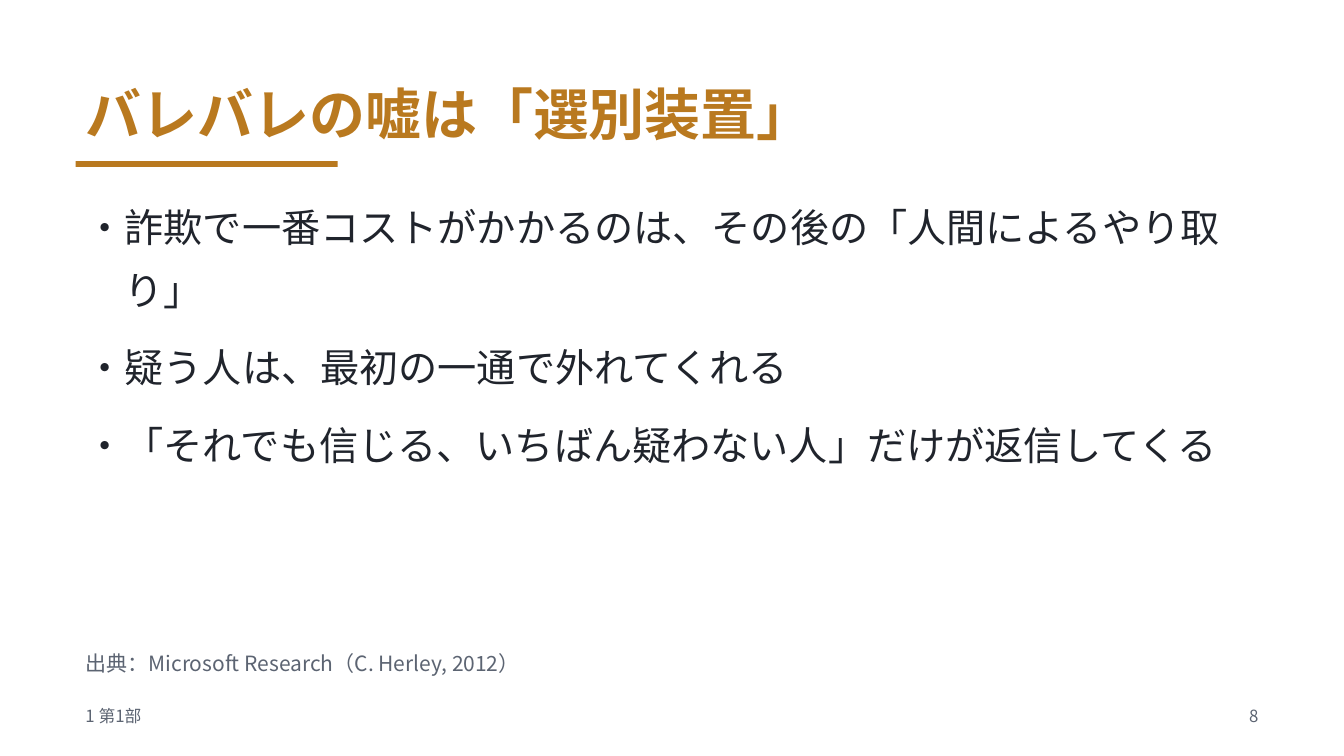
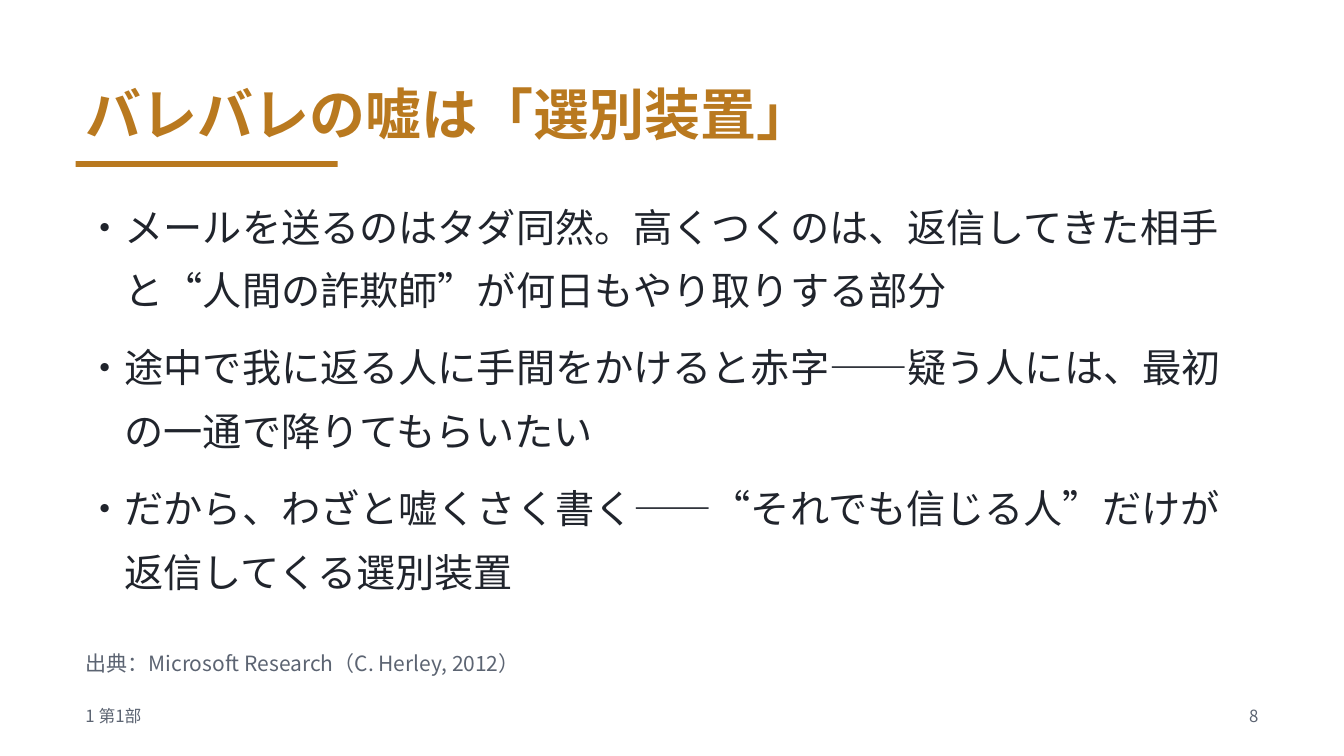
Before and after one commit to meitekku/deepfake-talk-v2, a slide deck: slide 8 of slides/deepfake-talk.pptx. Drawn at 1344x756 pixels with LibreOffice and Linux fonts; fonts in the diff are those of the drawing. Boxes give left, top, right and bottom in pixels: in the first picture for what was removed or moved away, otherwise in the second. Text is boxed around its words. In the diff, an @@ line names an element or a change of style, - is before the commit and + after.

Commit message:
スライド単体で意味が通るよう補強: 香港の極秘メール文脈・選別装置の因果・統計の母集団・#9110説明ほか(codex検収反映)

```diff
--- a/slides/deepfake-talk.pptx
+++ b/slides/deepfake-talk.pptx
@@ text at box(85, 209, 1220, 591): text changed @@
-・詐欺で一番コストがかかるのは、その後の「人間によるやり取り」
-・疑う人は、最初の一通で外れてくれる
-・「それでも信じる、いちばん疑わない人」だけが返信してくる
+・メールを送るのはタダ同然。高くつくのは、返信してきた相手と“人間の詐欺師”が何日もやり取りする部分
+・途中で我に返る人に手間をかけると赤字——疑う人には、最初の一通で降りてもらいたい
+・だから、わざと嘘くさく書く——“それでも信じる人”だけが返信してくる選別装置
```
Also in this commit, not shown: 11 other slides changed, 4 other files.
